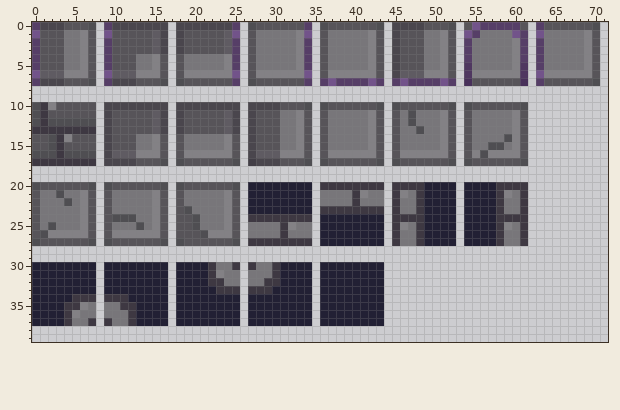
File history of a pixel-art file, AIProject/Assets/sprites/Asperite Files/dungeon_tileSheet.aseprite. That is the earlier state.
72x64 pixels, 1 frame. Colours within 5 levels of each other are drawn and written as one. Shown: x 0..71, y 0..39.
New version:
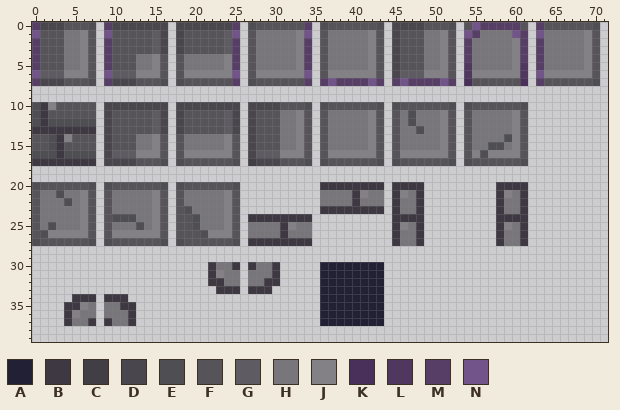
Palette (. is transparent): A #222034  B #3e3842  C #423e46  D #4a464d  E #4f4e52  F #575459  G #5f5b62  H #78767a  J #838185  K #48305a  L #4f3760  M #563e67  N #72538a
Edits made:
y 20..23: x 27..34 AAAAAAAA -> ........; x 49..52 AAAA -> ....; x 54..57 AAAA -> ....
y 24..27: x 36..43 AAAAAAAA -> ........; x 49..52 AAAA -> ....; x 54..57 AAAA -> ....
y 30..32: x 0..7 AAAAAAAA -> ........; x 9..16 AAAAAAAA -> ........; x 18..21 AAAA -> ....; x 31..34 AAAA -> ....
y 33: x 0..7 AAAAAAAA -> ........; x 9..16 AAAAAAAA -> ........; x 18..22 AAAAA -> .....; x 30..34 AAAAA -> .....
y 34: x 0..4 AAAAA -> .....; x 12..16 AAAAA -> .....; x 18..25 AAAAAAAA -> ........; x 27..34 AAAAAAAA -> ........
y 35..37: x 0..3 AAAA -> ....; x 13..16 AAAA -> ....; x 18..25 AAAAAAAA -> ........; x 27..34 AAAAAAAA -> ........
Changed places in both pictures, as pixel boxes (x1, y1, x2, y2):
erased: (32, 182, 384, 326)
erased: (424, 182, 496, 246)
